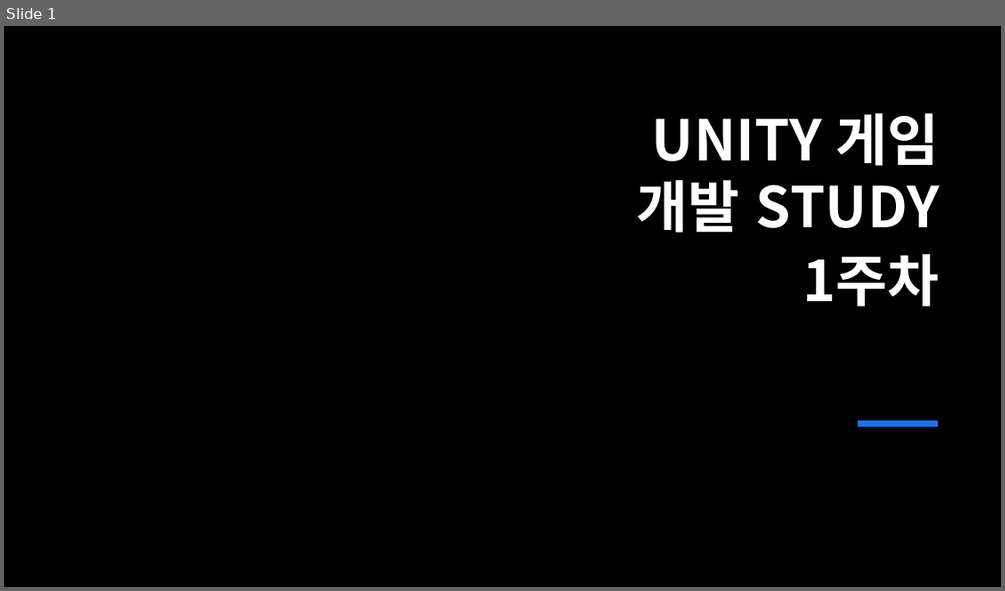
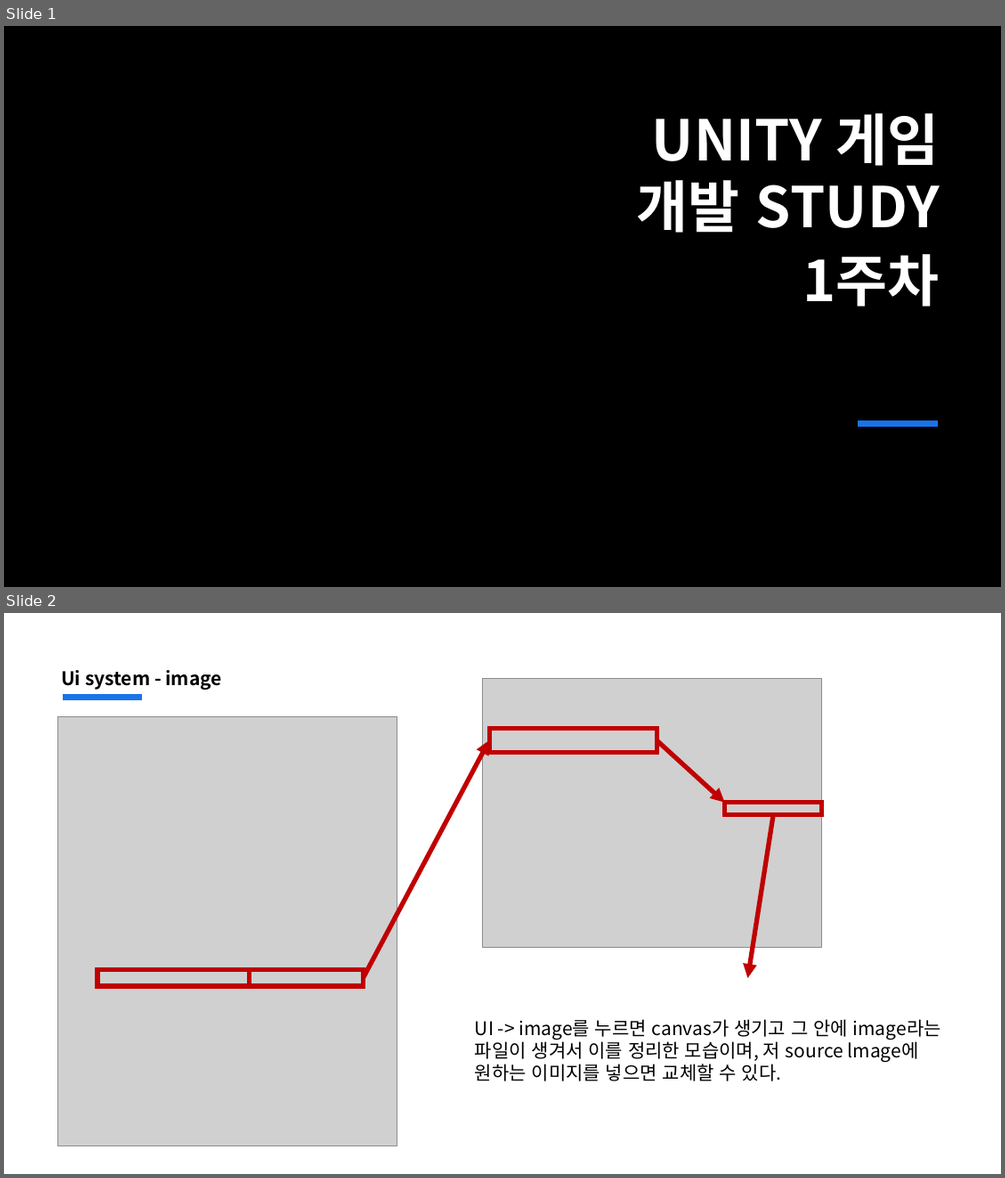
Before and after one commit to jsjin01/MJsec_Unity_Mentoring, a slide deck: MJsec_게임 개발 멘토링/MJsec_4주차.pptx. Shown one above the other, each under a label of ours: slide 1 before the commit, slides 1 and 2 after it. The pictures are 1005x591 and 1005x1178 pixels, drawn with LibreOffice and Linux fonts; fonts in the diff are those of the drawing; grey boxes stand for pictures; background and template pictures are left out. Boxes give left, top, right and bottom in pixels: in the first picture for what was removed or moved away, otherwise in the second. Text is boxed around its words. In the diff, an @@ line names an element or a change of style, - is before the commit and + after.

```diff
--- a/MJsec_게임 개발 멘토링/MJsec_4주차.pptx
+++ b/MJsec_게임 개발 멘토링/MJsec_4주차.pptx
@@ slide 2 added at (4,613,1001,1174), background #FFFFFF @@
@@ text added at (61,670,222,690), 18 pt, text #000000, bold @@
+Ui system - image
@@ picture added at (483,678,822,947) @@
@@ picture added at (57,717,397,1146) @@
@@ line added from (63, 698) to (142, 698), #1973EB 6 pt @@
@@ arrow added from (363, 978) to (489, 740), #C00000 4.5 pt @@
@@ rectangle added at (489,728,657,752), outline #C00000 4.5 pt @@
@@ arrow added from (657, 740) to (725, 803), #C00000 4.5 pt @@
@@ rectangle added at (725,803,822,814), outline #C00000 4.5 pt @@
@@ arrow added from (774, 815) to (748, 978), #C00000 4.5 pt @@
@@ rectangle added at (97,970,250,986), outline #C00000 4.5 pt @@
@@ rectangle added at (250,970,363,986), outline #C00000 4.5 pt @@
@@ text added at (475,1019,941,1081), 18 pt, text #000000 @@
+UI -> image를 누르면 canvas가 생기고 그 안에 image라는 파일이 생겨서 이를 정리한 모습이며, 저 source lmage에
+원하는 이미지를 넣으면 교체할 수 있다.
```
Also in this commit, not shown: 12 other slides added, 9 slides removed, 12 other files.
